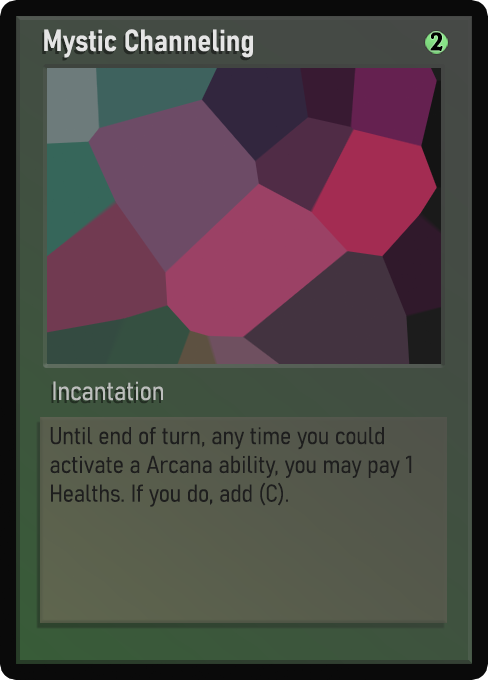
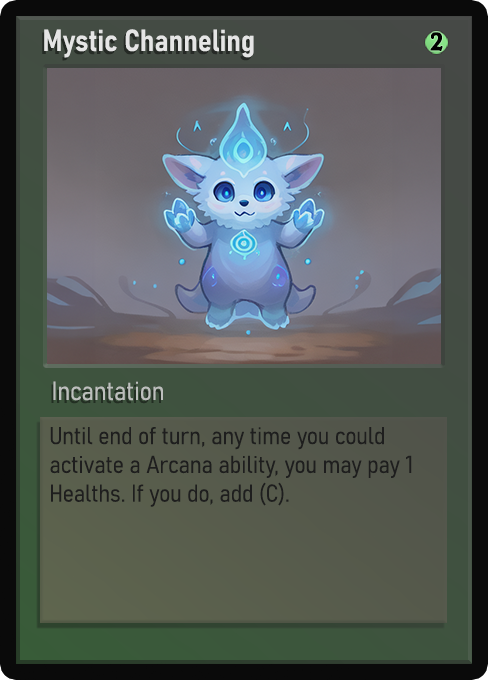
Layer changes from the first (488, 680) image to the second:
painted on "Name" over box(65, 29, 254, 58)
painted on "Class" over box(72, 386, 151, 401)
painted on "Desc_norm" over box(51, 431, 395, 507)
painted on "Artwork" over box(47, 68, 441, 364)
